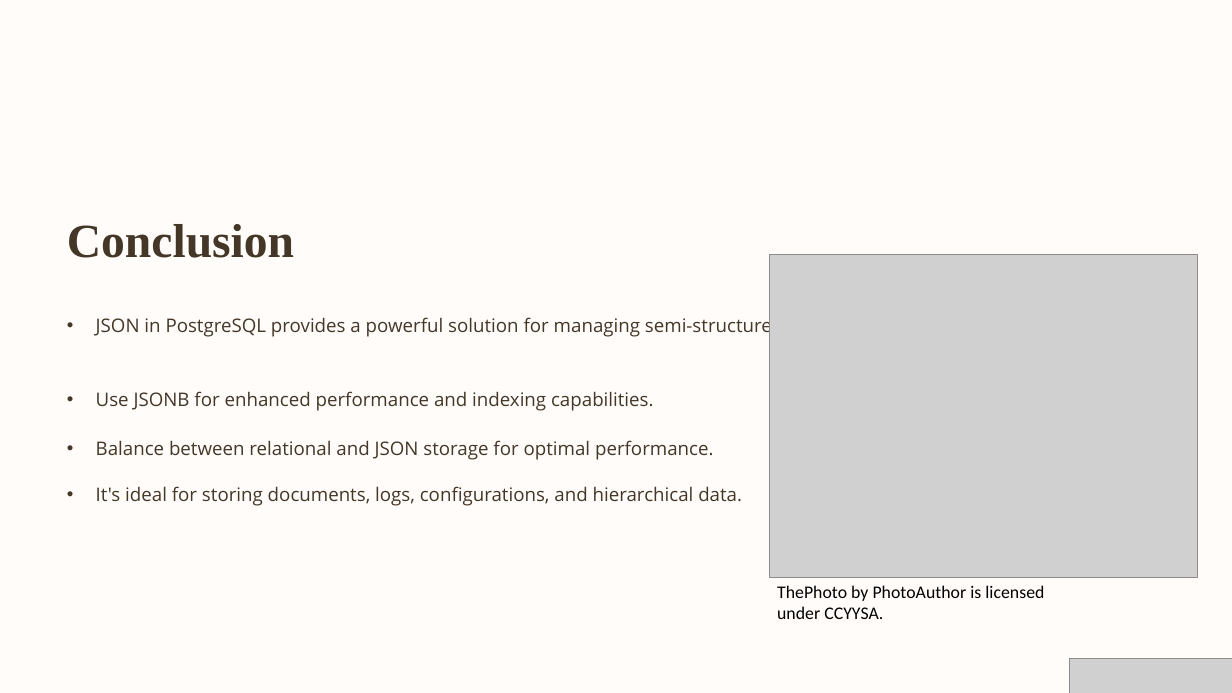
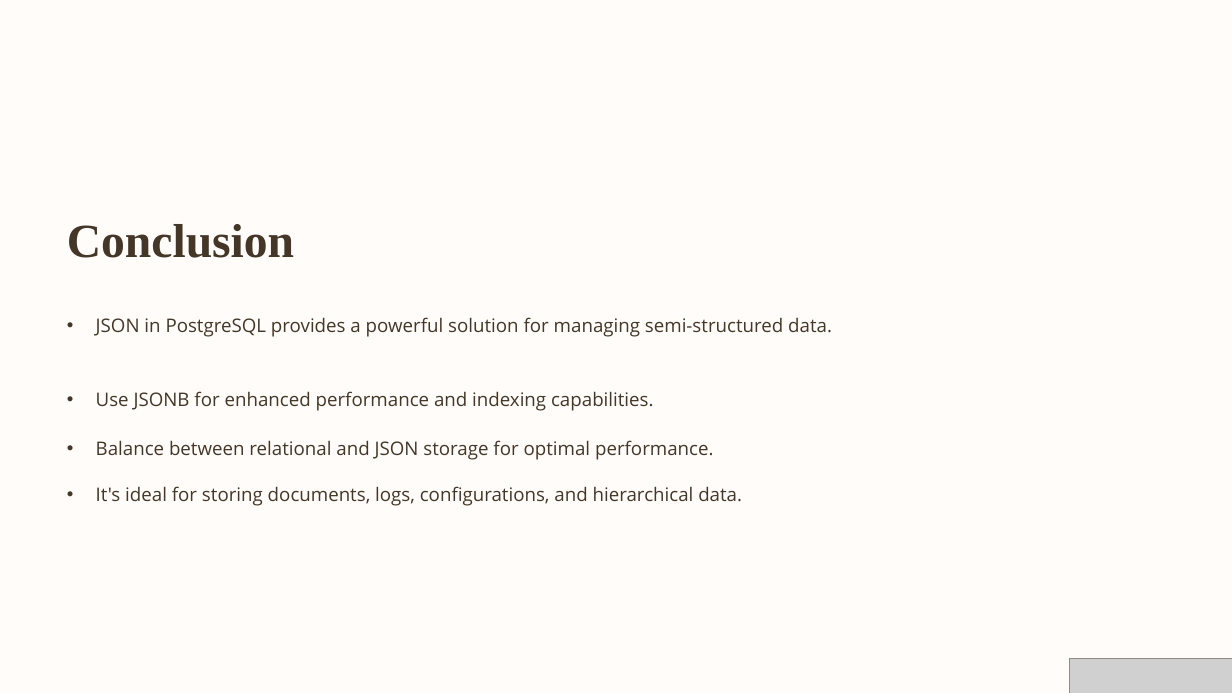
Before and after one commit to parth20-10/Assignments, a slide deck: slide 9 of Assignment8/Semi-Structured-Data-Using-JSON-in-PostgreSQL.pptx. Drawn at 1232x693 pixels with LibreOffice and Linux fonts; fonts in the diff are those of the drawing; grey boxes stand for pictures; background and template pictures are left out. Boxes give left, top, right and bottom in pixels: in the first picture for what was removed or moved away, otherwise in the second. Text is boxed around its words. In the diff, an @@ line names an element or a change of style, - is before the commit and + after.

```diff
--- a/Assignment8/Semi-Structured-Data-Using-JSON-in-PostgreSQL.pptx
+++ b/Assignment8/Semi-Structured-Data-Using-JSON-in-PostgreSQL.pptx
@@ picture removed at (769, 254, 1197, 577) @@
@@ text removed at (777, 585, 1044, 619) @@
-ThePhoto by PhotoAuthor is licensed under CCYYSA.
```
Also in this commit, not shown: 2 other slides changed, 1 slide added, 5 other files.
